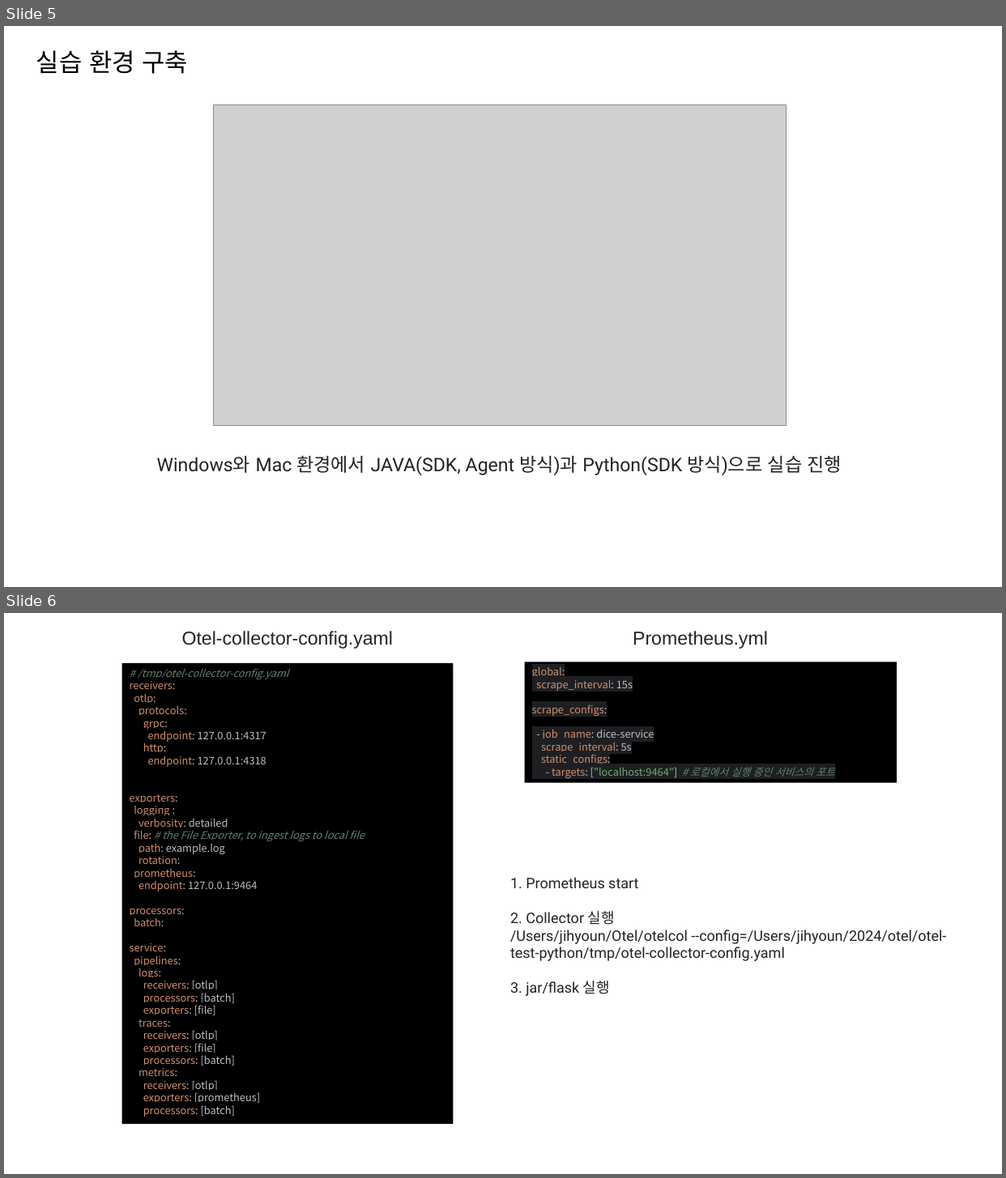
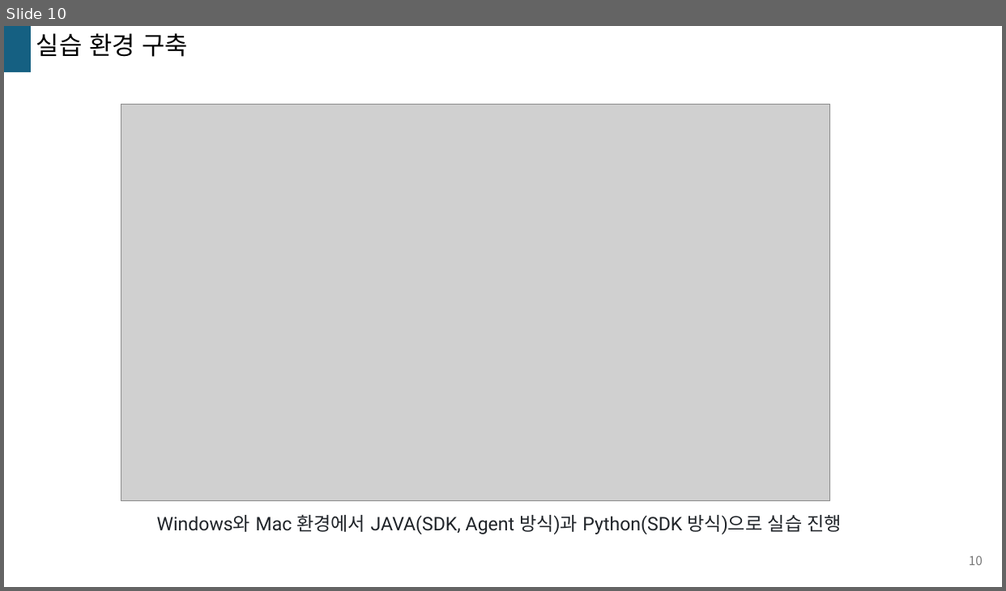
Before and after one commit to kkimsungchul/otel, a slide deck: [Otel]정리.pptx. Shown one above the other, each under a label of ours: slides 5 and 6 before the commit, slide 10 after it. The pictures are 1006x1178 and 1006x591 pixels, drawn with LibreOffice and Linux fonts; fonts in the diff are those of the drawing; grey boxes stand for pictures. Boxes give left, top, right and bottom in pixels: in the first picture for what was removed or moved away, otherwise in the second. Text is boxed around its words. In the diff, an @@ line names an element or a change of style, - is before the commit and + after.

Commit message:
240516 otel 내용 정리

```diff
--- a/[Otel]정리.pptx
+++ b/[Otel]정리.pptx
@@ slide 6 removed at box(4, 613, 1002, 1174), background #FFFFFF @@
@@ text removed at box(182, 631, 393, 649) @@
-Otel-collector-config.yaml
@@ text removed at box(633, 631, 768, 649) @@
-Prometheus.yml
@@ rectangle removed at box(122, 663, 454, 1124) @@
-# /tmp/otel-collector-config.yaml
-receivers:
-otlp:
-protocols:
-grpc:
-endpoint: 127.0.0.1:4317
-http:
-endpoint: 127.0.0.1:4318
-exporters:
-logging :
-verbosity: detailed
-file: # the File Exporter, to ingest logs to local file
-path: example.log
-rotation:
-prometheus:
-endpoint: 127.0.0.1:9464
-processors:
-batch:
-service:
-pipelines:
-logs:
-receivers: [otlp]
-processors: [batch]
-exporters: [file]
-traces:
-receivers: [otlp]
-exporters: [file]
-processors: [batch]
-metrics:
-receivers: [otlp]
-exporters: [prometheus]
-processors: [batch]
@@ rectangle removed at box(524, 662, 897, 783) @@
-global:
-scrape_interval: 15s
-scrape_configs:
-- job_name: dice-service
-scrape_interval: 5s
-static_configs:
-- targets: ["localhost:9464"] # 로컬에서 실행 중인 서비스의 포트
@@ text removed at box(510, 877, 946, 996) @@
-1. Prometheus start
-2. Collector 실행
-/Users/jihyoun/Otel/otelcol --config=/Users/jihyoun/2024/otel/otel-test-python/tmp/otel-collector-config.yaml
-3. jar/flask 실행
@@ what was slide 5 is now slide 10 @@
@@ slide 10 changed as well @@
@@ rectangle added at box(4, 26, 31, 72), fill #156082 @@
@@ text "실습 환경 구축": place and size @@
-text "실습 환경 구축" at box(36, 50, 189, 74)
+text "실습 환경 구축" at box(36, 33, 189, 57)
@@ picture: place and size @@
-picture at box(213, 105, 786, 426)
+picture at box(121, 105, 829, 501)
@@ text "Windows와 Mac 환경에서 JAVA(SDK, Agent ...": place and size @@
-text "Windows와 Mac 환경에서 JAVA(SDK, Agent ..." at box(157, 456, 842, 476)
+text "Windows와 Mac 환경에서 JAVA(SDK, Agent ..." at box(157, 515, 842, 535)
@@ page number added at box(969, 556, 982, 565), 12 pt, text #797979 @@
+10
```
Also in this commit, not shown: 5 other slides changed, 10 slides added, 2 other slides removed, 2 other files.
